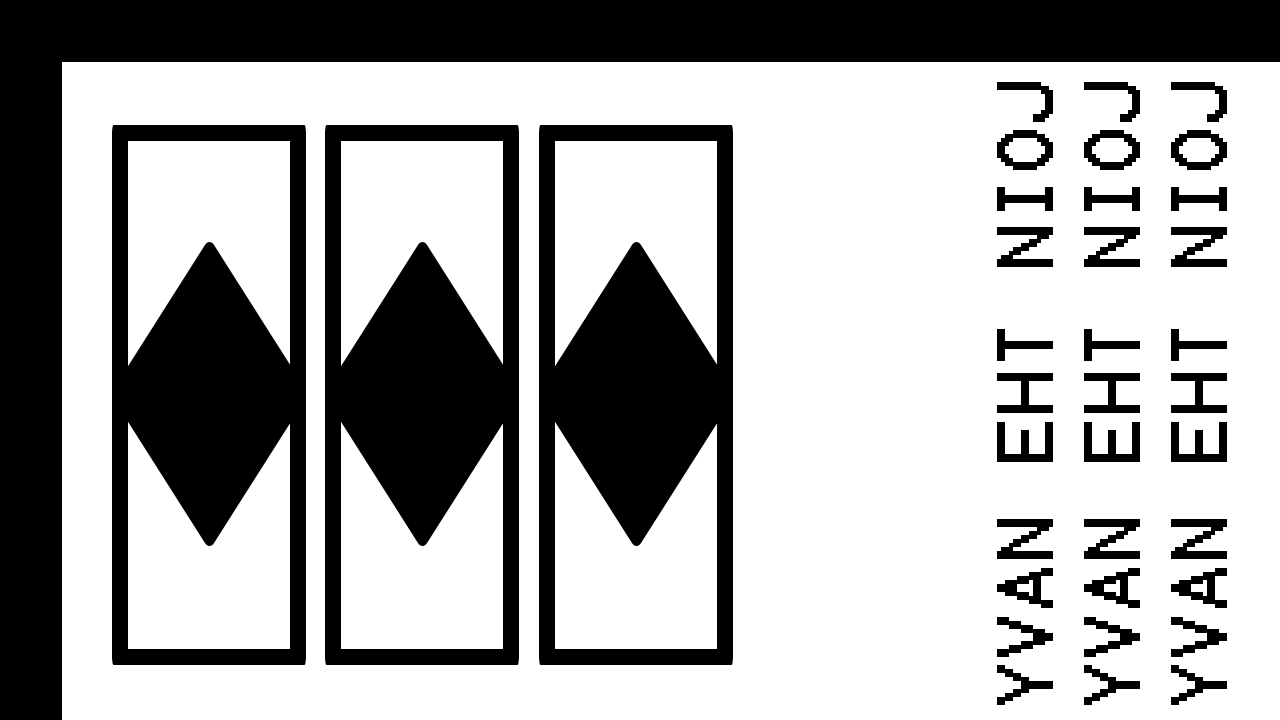
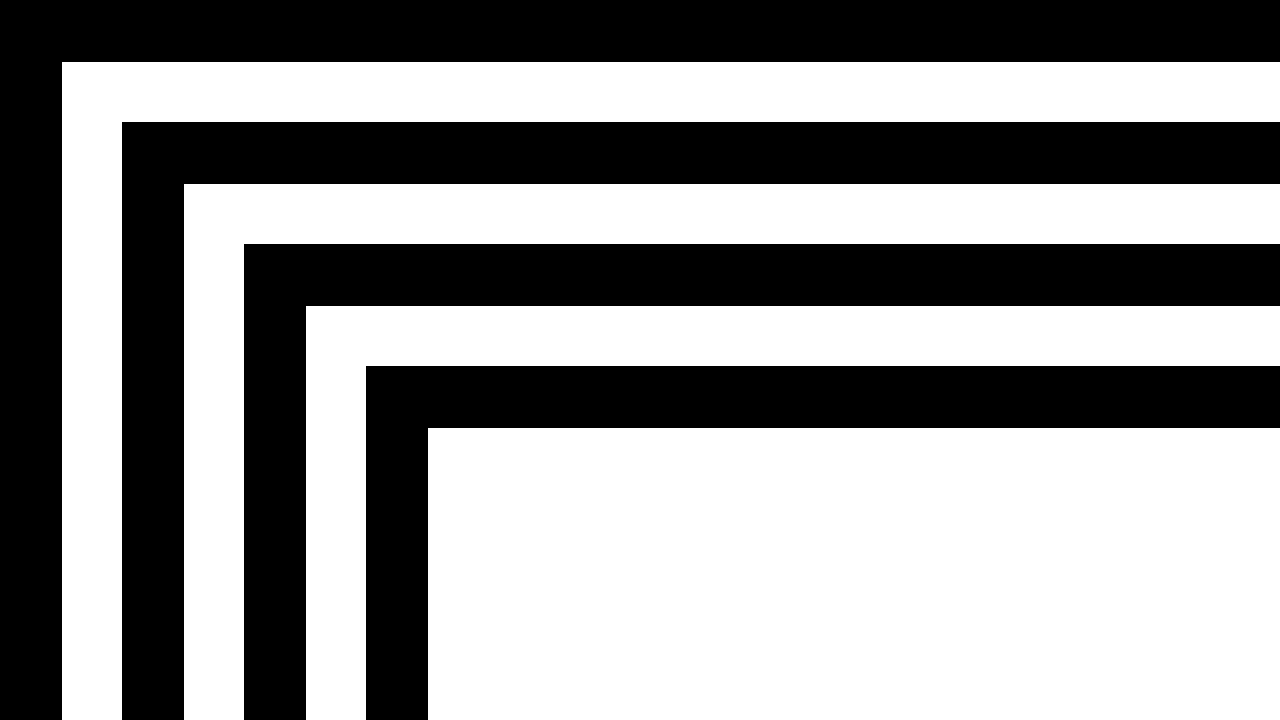
Layer changes from the first 1280x720 image to the second:
added group "Gruppe 3 Kopie 4" with 2 layers in group "Gruppe 2" over (366, 366, 1280, 720)
added group "Gruppe 3 Kopie 3" with 2 layers in group "Gruppe 2" over (244, 244, 1280, 720)
added layer "Rechteck 1 Kopie" (3rd of 5, in "generator" › "Gruppe 2" › "Gruppe 3 Kopie 3") in group "Gruppe 3 Kopie 3" over (244, 244, 1280, 306)
added group "Gruppe 3 Kopie 2" with 2 layers in group "Gruppe 2" over (122, 122, 1280, 720)
added layer "Rechteck 1 Kopie" (4th of 5, in "generator" › "Gruppe 2" › "Gruppe 3 Kopie 2") in group "Gruppe 3 Kopie 2" over (122, 122, 1280, 184)
added group "Gruppe 3" with 2 layers in group "Gruppe 2" over (112, 82, 1280, 720)
hid "YVAN EHT NIOJ" (2nd of 2, in "generator" › "Gruppe 2"), painted on it over (352, 82, 1053, 705)
removed group "Gruppe 1 Kopie 2" (2 layers) from group "generator" over (539, 125, 733, 665)
removed layer "Abgerundetes Rechteck 2" (2nd of 4, in "generator" › "Gruppe 1 Kopie 2") from group "Gruppe 1 Kopie 2" over (540, 242, 733, 546)
removed layer "Abgerundetes Rechteck 1" (2nd of 4, in "generator" › "Gruppe 1 Kopie 2") from group "Gruppe 1 Kopie 2" over (539, 125, 733, 665)
removed group "Gruppe 1 Kopie" (2 layers) from group "generator" over (325, 125, 519, 665)
removed layer "Abgerundetes Rechteck 2" (3rd of 4, in "generator" › "Gruppe 1 Kopie") from group "Gruppe 1 Kopie" over (326, 242, 519, 546)
removed layer "Abgerundetes Rechteck 1" (3rd of 4, in "generator" › "Gruppe 1 Kopie") from group "Gruppe 1 Kopie" over (325, 125, 519, 665)
removed group "Gruppe 1" (2nd of 2, in "generator") (2 layers) from group "generator" over (112, 125, 306, 665)
removed layer "Abgerundetes Rechteck 2" (4th of 4, in "generator" › "Gruppe 1") from group "Gruppe 1" over (113, 242, 306, 546)
removed layer "Abgerundetes Rechteck 1" (4th of 4, in "generator" › "Gruppe 1") from group "Gruppe 1" over (112, 125, 306, 665)
…and 6 more changes (4 added, 2 removed)
